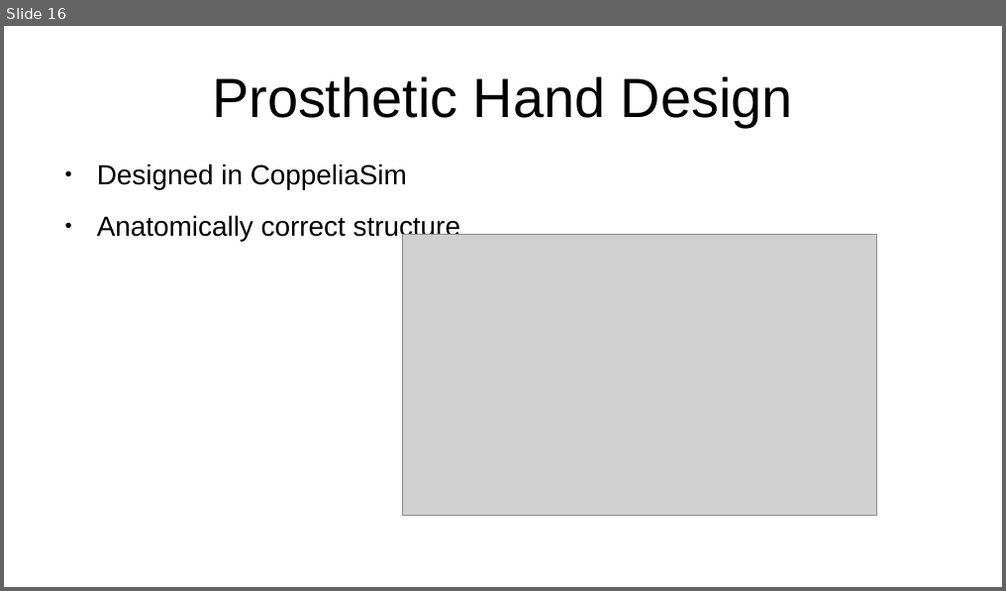
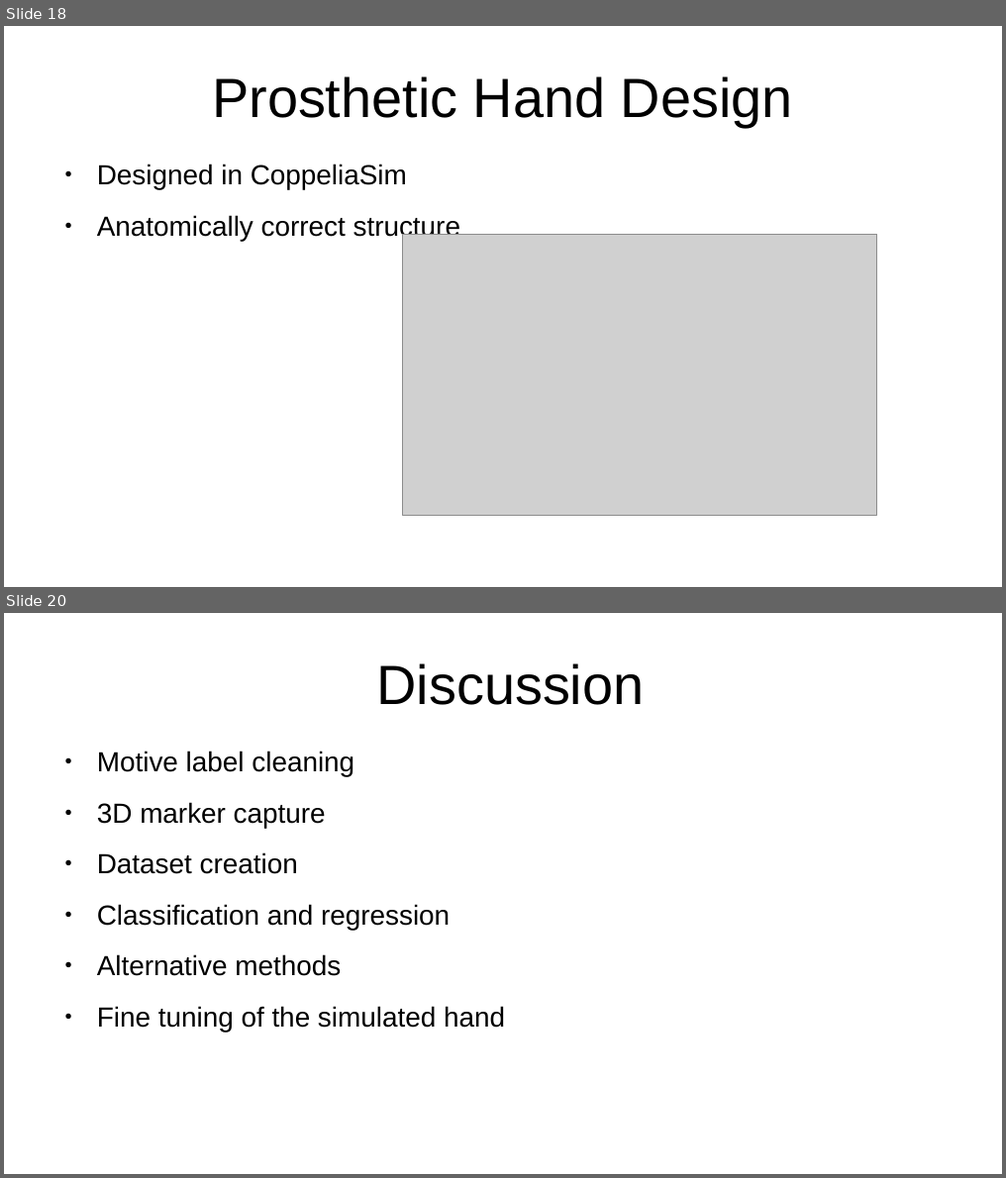
Before and after one commit to thom9258/masters-thesis, a slide deck: presentation/Presentation.odp. Shown one above the other, each under a label of ours: slide 16 before the commit, slides 18 and 20 after it; the slides between them are not shown. The pictures are 1006x591 and 1006x1178 pixels, drawn with LibreOffice and Linux fonts; fonts in the diff are those of the drawing; grey boxes stand for pictures. Boxes give left, top, right and bottom in pixels: in the first picture for what was removed or moved away, otherwise in the second. Text is boxed around its words. In the diff, an @@ line names an element or a change of style, - is before the commit and + after.

```diff
--- a/presentation/Presentation.odp
+++ b/presentation/Presentation.odp
@@ slide 20 added at bbox=[4, 613, 1002, 1174], background #FFFFFF @@
@@ title added at bbox=[376, 663, 644, 705], 44 pt, text #000000 @@
+Discussion
@@ text added at bbox=[97, 751, 505, 1032], 22 pt, text #000000 @@
+● Motive label cleaning
+● 3D marker capture
+● Dataset creation
+● Classification and regression
+● Alternative methods
+● Fine tuning of the simulated hand
@@ what was slide 16 is now slide 18 @@
```
Also in this commit, not shown: 11 slides changed, 3 other slides added, 2 slides removed.
